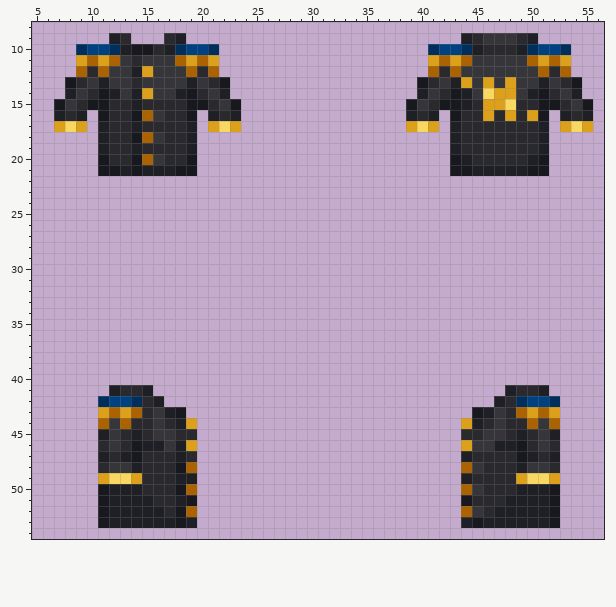
Edited in one commit: pixel-art sprite (Resources/Textures/SS220/Clothing/OuterClothing/Coats/centcom_officer_coat.rsi/equipped-OUTERCLOTHING.png). The picture above was drawn from the file before the commit.
The file is 64x64 pixels. Colours within 5 levels of each other are drawn and written as one. Shown: x 5..56, y 8..54.
New version:
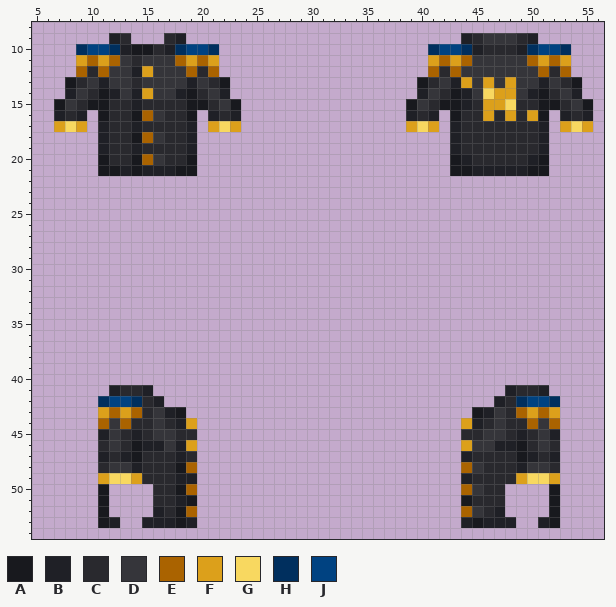
Palette (. is transparent): A #18191e  B #1f2026  C #29292e  D #35353a  E #aa6300  F #dca01b  G #f8d860  H #002f5e  J #004281
Changes in this commit:
Changed rows in their new state; - is an unchanged pixel.
first column x 12:
50 ....--------------------------------....
51 ....--------------------------------....
52 ....--------------------------------....
53 -..----------------------------------..-
